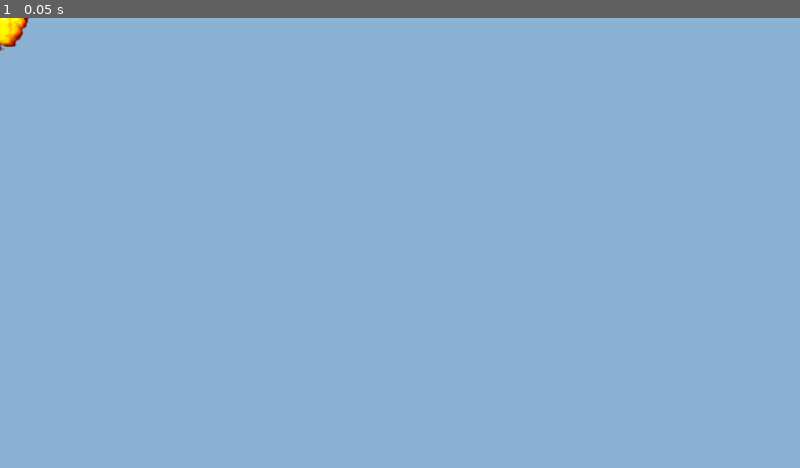
Above: before the commit, frame 1.
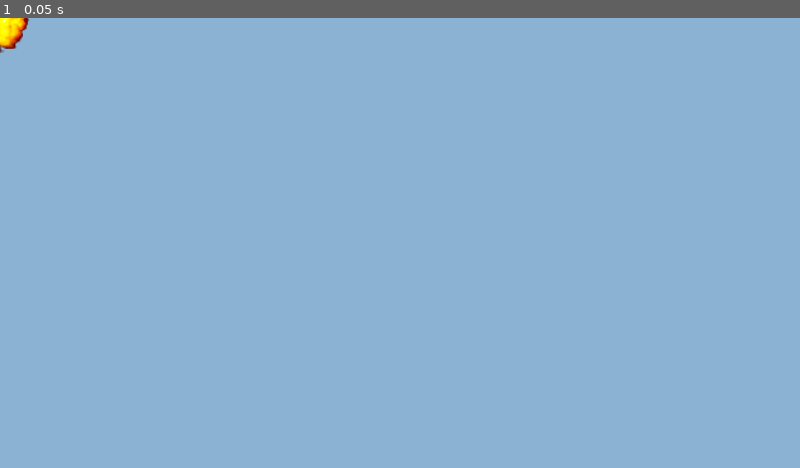
Above: after the commit, the same moment.

Repository: ColtonPhillips/uvicgamejam-24
Game: Godot game, scene res://Scenes/bomb_blast.tscn
Two runs of this game, one before a commit and one after it. Both use one fixed random seed, a clock stepped at 60 frames per second and the inputs below. This scene is started directly instead of the project's main scene.
Inputs:
- Up to frame 1 (0.05 s): no input

The runs differ from the first frame. In frame 1, 0.1% of the frame differs, in the area x 0-4%, y 0-8%.

Commit message:
fixed tsc scene issue made final buidl!

Diff:
--- a/game/Scenes/bomb_blast.tscn
+++ b/game/Scenes/bomb_blast.tscn
@@ -1,22 +1,21 @@
-[gd_scene load_steps=4 format=3 uid="uid://bfuevxkxx08br"]
+[gd_scene load_steps=4 format=3 uid="uid://52v2snt8f86q"]
 
-[ext_resource type="Texture2D" uid="uid://dtbkfqpta6qvd" path="res://Assets/BombBlast.png" id="1_djskp"]
-[ext_resource type="Script" path="res://Scripts/bomb_blast.gd" id="2_x76ld"]
+[ext_resource type="Script" path="res://Scripts/bomb_blast.gd" id="1_60w6v"]
+[ext_resource type="Texture2D" uid="uid://dtbkfqpta6qvd" path="res://Assets/BombBlast.png" id="2_2dma7"]
 
-[sub_resource type="CircleShape2D" id="CircleShape2D_ra0si"]
-radius = 47.0106
+[sub_resource type="CircleShape2D" id="CircleShape2D_13wen"]
+radius = 49.4773
 
 [node name="BombBlast" type="Area2D"]
 collision_layer = 0
 collision_mask = 8
-script = ExtResource("2_x76ld")
+script = ExtResource("1_60w6v")
 
 [node name="Sprite2D" type="Sprite2D" parent="."]
-position = Vector2(0, -5)
 scale = Vector2(0.42, 0.42)
-texture = ExtResource("1_djskp")
+texture = ExtResource("2_2dma7")
 
 [node name="CollisionShape2D" type="CollisionShape2D" parent="."]
-shape = SubResource("CircleShape2D_ra0si")
+shape = SubResource("CircleShape2D_13wen")
 
 [connection signal="body_entered" from="." to="." method="_on_body_entered"]
--- a/game/Scripts/bomb_blast.gd
+++ b/game/Scripts/bomb_blast.gd
@@ -9,6 +9,7 @@
 	await get_tree().create_timer(0.25).timeout
 	queue_free()
 
+
 func _on_body_entered(body: Node2D) -> void:
 	if body is Brick:
 		body.decrease_level()
--- a/game/Scripts/level_definitions.gd
+++ b/game/Scripts/level_definitions.gd
@@ -27,17 +27,17 @@
 ]
 
 var level_4 = [
+	[0,0,0,1,1,1,1,1,0],
 	[0,0,0,1,1,1,1,1,1],
-	[0,0,0,1,1,1,1,1,2],
-	[0,0,0,3,3,3,3,3,3],
+	[0,0,0,2,2,2,2,2,2],
 ]
 
 var level_5= [
-	[0,1,2,3,2,3,2,1,0],
-	[0,1,2,3,2,3,2,1,0],
+	[0,1,1,2,0,2,1,1,0],
+	[0,1,1,2,0,2,1,1,0],
 	[0,0,0,0,0,0,0,0,0],
-	[0,1,1,1,1,1,1,1,0],
-	[0,1,1,1,1,1,1,1,0]
+	[0,1,1,1,0,1,1,1,0],
+	[0,1,1,1,0,1,1,1,0]
 ]
 
 var levels = [level_1, level_2, level_3, level_4, level_5]
Not shown: 3 places in game/Scenes/speed_powerup.tscn that only renumber resources
